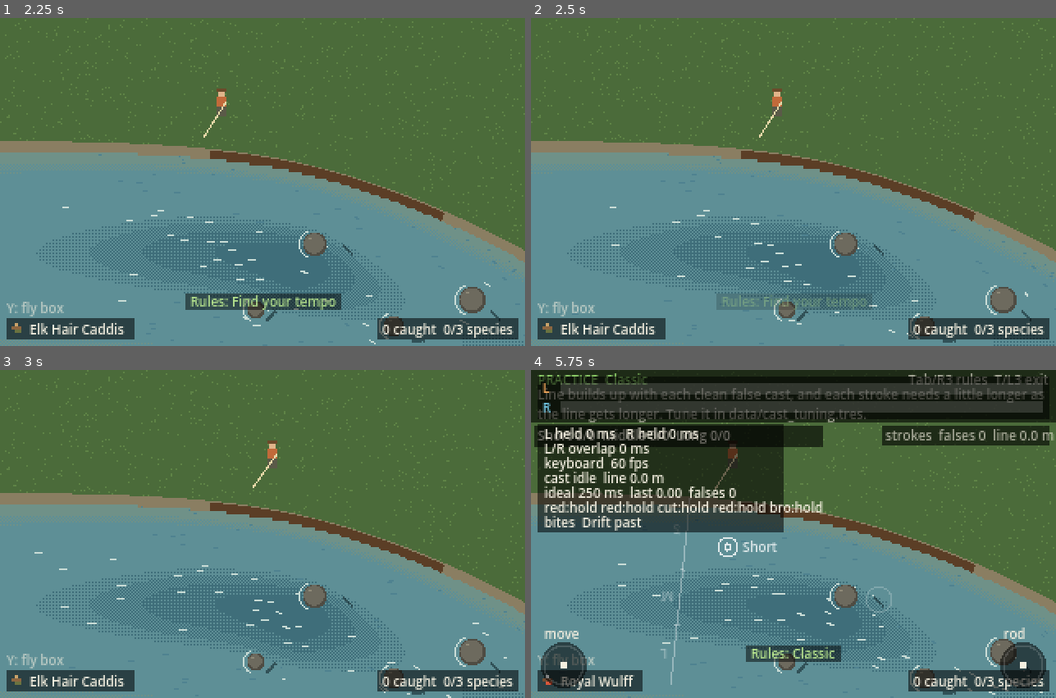
Above: before the commit, frames 1-4 (two rows, left to right).
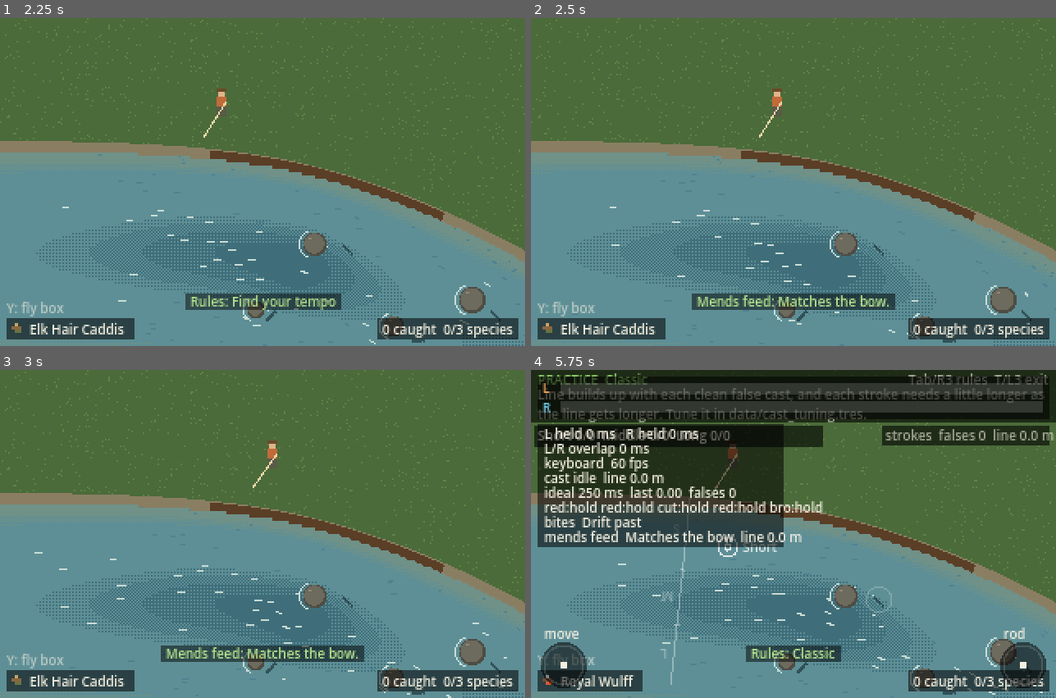
Above: after the commit, the same moments.

Repository: travernorm/Lodge
Game: Godot game, scene res://scenes/main.tscn
Two runs of this game, one before a commit and one after it. Both use one fixed random seed, a clock stepped at 60 frames per second and the inputs below.
Inputs (mouse positions are in pixels of both pictures, inside the frame that each line leads up to):
- Up to frame 1 (2.25 s): tap Enter at 0.5 s; move the mouse to (378, 165) at 0.52 s; hold D (move_right) 0.53-1.25 s; tap F (change_fly) at 0.6 s; click (378, 165) at 0.67 s; tap Tab (cycle_rules) at 0.8 s; drag from (157, 198) to (236, 247) at 1.27 s; move the mouse to (315, 109) at 2.02 s; hold D (move_right) from 2.03 s (still down); tap Space (interact) at 2.1 s
- Up to frame 2 (2.5 s): keep holding D (move_right); tap M (mend) at 2.3 s
- Up to frame 3 (3 s): release D (move_right) at 2.75 s; drag from (236, 599) to (105, 484) at 2.77 s
- Up to frame 4 (5.75 s): move the mouse to (951, 583) at 3.52 s; hold A (move_left) 3.53-4.25 s; tap T (practice_mode) at 3.6 s; tap F (change_fly) at 3.8 s; tap Escape (pause) at 4.15 s; drag from (636, 484) to (714, 452) at 4.27 s; move the mouse to (819, 534) at 5.02 s; hold Backspace (back) from 5.03 s (still down); tap Tab (cycle_rules) at 5.1 s; click (819, 534) at 5.17 s; tap Space (interact) at 5.3 s; tap F1 (toggle_debug) at 5.65 s

Frame 1 is identical in both runs. In frame 2, 1.9% of the frame differs, in the area x 30-70%, y 84-89%; in frame 3, 1.9%; in frame 4, 2.2%, in the area x 1-52%, y 49-54%.

Commit message:
Make each mend feed out line (feel experiment, 3 variants)
Every mend now lengthens the line so repeated mends extend the drift.
Square / M while reeled in switches between Flat 1 m, Matches the bow
and Taper. The mend message shows how much line went out.

Co-Authored-By: Claude Opus 5.5 <noreply@anthropic.com>
Claude-Session: https://claude.ai/code/session_011A7L2orEuRzVqokfuFB7zA

Diff:
--- a/scripts/fishing/drift_model.gd
+++ b/scripts/fishing/drift_model.gd
@@ -8,6 +8,9 @@
 ## Once the bow gets ahead of the fly it pulls on it: that's drag, and trout
 ## refuse a dragging fly. A mend (right-stick loop) flips the belly back upstream.
 ## Mend too early, with no bow to fix, and you yank the fly.
+##
+## Each mend also feeds out line (a feel experiment, see MendFeed below), so
+## mending again and again lengthens the drift.
 
 ## Distances in metres, speeds in m/s (REQ-0001).
 const SLACK := 1.0  # extra line (m) beyond a straight line to the fly...
@@ -21,6 +24,21 @@
 const OVER_MEND := 1.75  # bow (m) after a mend more upstream than this jolts the fly
 const JOLT_TIME := 0.25
 
+## How a mend feeds out line. Feel experiment: Traver plays them and picks.
+##   FLAT       the same amount every mend
+##   MATCH_BOW  as much as the belly had bowed downstream (MEND_FEED_MIN to
+##              MEND_SHIFT): a late, big mend feeds more than a small early
+##              one. Always enough that the flipped belly isn't pulled
+##              straight again
+##   TAPER      a lot on the first mend, less on each one after
+enum MendFeed { FLAT, MATCH_BOW, TAPER }
+const MEND_FEED_NAMES: Array[String] = ["Flat 1 m", "Matches the bow", "Taper"]
+const MEND_FEED_FLAT := 1.0  # m fed per mend (FLAT)
+const MEND_FEED_MIN := 0.5  # m fed at least (MATCH_BOW)
+const MEND_FEED_TAPER := 1.5  # m fed on the first mend (TAPER); then 1.5/(1 + 0.5 n)
+## Most line that can be out (m): what a full-length 14.75 m cast lands with.
+const LINE_LIMIT := 14.75 + SLACK + 14.75 * SLACK_PER_M
+
 var tip := Vector2.ZERO
 var fly := Vector2.ZERO
 var belly := Vector2.ZERO
@@ -33,6 +51,11 @@
 var drag := 0.0
 ## Set by the last mend(): it moved the fly.
 var over_mended := false
+var mend_feed := MendFeed.FLAT
+## Set by the last mend(): the line (m) it fed out. 0 once the line is all out.
+var fed := 0.0
+## Mends since the fly landed.
+var mends := 0
 ## How fast (m/s) the fly moved against the water under it in the last update:
 ## 0 when it rides the current, more when drag, a jolt or a tight line pulls it.
 var slip := 0.0
@@ -50,6 +73,8 @@
 	slip = 0.0
 	_jolt = 0.0
 	over_mended = false
+	fed = 0.0
+	mends = 0
 
 
 ## How far the belly is bowed downstream of the straight line to the fly.
@@ -86,7 +111,20 @@
 
 
 func mend() -> void:
+	var before := line_length
+	var bowed := bow()
 	belly -= downstream * MEND_SHIFT
+	match mend_feed:
+		MendFeed.FLAT:
+			line_length += MEND_FEED_FLAT
+		MendFeed.MATCH_BOW:
+			var needs := tip.distance_to(belly) + belly.distance_to(fly)
+			line_length = maxf(needs, line_length + clampf(bowed, MEND_FEED_MIN, MEND_SHIFT))
+		MendFeed.TAPER:
+			line_length += MEND_FEED_TAPER / (1.0 + 0.5 * mends)
+	line_length = minf(line_length, maxf(LINE_LIMIT, before))
+	fed = line_length - before
+	mends += 1
 	over_mended = bow() < -OVER_MEND
 	if over_mended:
 		_jolt = JOLT_TIME
--- a/scripts/fishing/fishing_controller.gd
+++ b/scripts/fishing/fishing_controller.gd
@@ -9,6 +9,8 @@
 ##   push and hold           rod pressure while fighting a fish
 ##
 ## Shortcuts: X / Square (M on keyboard) mends, the same as a stick loop.
+## Each mend feeds out line. While reeled in, the same button switches how much
+## (DriftModel.MendFeed, a feel experiment).
 ## A / Cross / Space sets the hook too, and holding it while fighting is full
 ## pressure straight up.
 ##
@@ -149,6 +151,7 @@
 		states.append("%s:%s" % [String(f.species.id).left(3), Fish.State.keys()[f.state].left(4).to_lower()])
 	lines.append(" ".join(states))
 	lines.append("bites  %s" % take_rules.display_name)
+	lines.append("mends feed  %s  line %.1f m" % [DriftModel.MEND_FEED_NAMES[drift.mend_feed], drift.line_length])
 	return lines
 
 
@@ -159,6 +162,9 @@
 
 	if Input.is_action_just_pressed(Controls.CHANGE_FLY):
 		_change_fly()
+	if Input.is_action_just_pressed(Controls.MEND) and phase == Phase.NONE \
+			and _cast.model.state == CastModel.State.IDLE:
+		_cycle_mend_feed()
 
 	match phase:
 		Phase.DRIFT:
@@ -189,6 +195,12 @@
 	var fly := current_fly()
 	var kinds := fly.kinds_text()
 	_cast.show_message("Tied on a %s%s." % [fly.display_name, " (%s)" % kinds if kinds != "" else ""], 1.0)
+
+
+## Feel experiment: switch how much line each mend feeds out.
+func _cycle_mend_feed() -> void:
+	drift.mend_feed = ((drift.mend_feed + 1) % DriftModel.MendFeed.size()) as DriftModel.MendFeed
+	_cast.show_message("Mends feed: %s." % DriftModel.MEND_FEED_NAMES[drift.mend_feed], 1.0)
 
 
 # --- Drift -----------------------------------------------------------------
@@ -235,8 +247,10 @@
 		drift.mend()
 		if drift.over_mended:
 			_cast.show_message("Mended too soon. The fly skated.", 0.3)
+		elif drift.fed > 0.0:
+			_cast.show_message("Mend +%.1f m (%.1f m out)" % [drift.fed, drift.line_length], 1.0)
 		else:
-			_cast.show_message("Mend", 1.0)
+			_cast.show_message("Mend. No more line to feed.", 1.0)
 	drift.update(delta, _river.flow_at)
 	_cast.fly_pos = WorldScale.vec_to_px(drift.fly)
 	_cast.model.line_out = clampf(drift.tip.distance_to(drift.fly), _cast.tuning.line_start, _cast.tuning.line_max)
--- /dev/null
+++ b/tests/mend_feed_test.gd
@@ -0,0 +1,147 @@
+extends SceneTree
+## Headless tests for mends feeding out line (DriftModel.MendFeed, a feel
+## experiment with three variants).
+##   godot --headless --path . --script res://tests/mend_feed_test.gd
+
+const DT := 1.0 / 60.0
+
+var _failures := 0
+
+
+func _initialize() -> void:
+	_test_every_mend_feeds_line()
+	_test_flat_feeds_the_same_each_time()
+	_test_match_bow_keeps_the_mend()
+	_test_match_bow_feeds_more_for_a_bigger_bow()
+	_test_taper_feeds_less_each_time()
+	_test_line_stops_at_the_limit()
+	_test_more_line_drifts_further()
+	_test_start_resets_the_count()
+	if _failures == 0:
+		print("Mend feed tests passed.")
+		quit(0)
+	else:
+		printerr("%d mend feed test(s) failed." % _failures)
+		quit(1)
+
+
+func _drift(mode: DriftModel.MendFeed) -> DriftModel:
+	var d := DriftModel.new()
+	d.mend_feed = mode
+	d.start(Vector2(20, 16.25), Vector2(20, 8.75))
+	return d
+
+
+## Mending as the line bows, the way a player does: every mend feeds line.
+func _test_every_mend_feeds_line() -> void:
+	var flow := func(p: Vector2): return Vector2(6.25 if p.y > 10.625 else 1.5, 0)
+	for mode in DriftModel.MendFeed.values():
+		var d := _drift(mode)
+		var ok := true
+		var fed := PackedStringArray()
+		for i in 180:
+			d.update(DT, flow)
+			if d.bow() > 1.0:
+				var before := d.line_length
+				d.mend()
+				fed.append("%.2f" % d.fed)
+				ok = ok and d.fed > 0.0 and is_equal_approx(d.line_length, before + d.fed)
+		_check(ok and d.mends >= 3, "mend feed: all %d mends feed line (%s: %s m)" % [
+			d.mends, DriftModel.MEND_FEED_NAMES[mode], ", ".join(fed)])
+
+
+func _test_flat_feeds_the_same_each_time() -> void:
+	var d := _drift(DriftModel.MendFeed.FLAT)
+	var start := d.line_length
+	for i in 3:
+		d.mend()
+		_check(is_equal_approx(d.fed, DriftModel.MEND_FEED_FLAT), "mend feed: flat feeds %.1f m on mend %d" % [DriftModel.MEND_FEED_FLAT, i + 1])
+	_check(is_equal_approx(d.line_length, start + 3.0 * DriftModel.MEND_FEED_FLAT), "mend feed: flat adds up over 3 mends")
+
+
+## The flipped belly isn't pulled straight again: the line covers it.
+func _test_match_bow_keeps_the_mend() -> void:
+	var d := _drift(DriftModel.MendFeed.MATCH_BOW)
+	d.mend()
+	var path := d.tip.distance_to(d.belly) + d.belly.distance_to(d.fly)
+	_check(d.line_length >= path - 0.001 and d.fed >= DriftModel.MEND_FEED_MIN,
+		"mend feed: matches the bow covers the flipped belly (line %.2f m, path %.2f m)" % [d.line_length, path])
+	var belly := d.belly
+	d.update(DT, func(_p: Vector2): return Vector2.ZERO)
+	_check(d.belly.distance_to(belly) < 0.01, "mend feed: the belly stays where the mend put it")
+
+
+func _test_match_bow_feeds_more_for_a_bigger_bow() -> void:
+	var small := _drift(DriftModel.MendFeed.MATCH_BOW)
+	small.belly += small.downstream * 1.0
+	small.mend()
+	var big := _drift(DriftModel.MendFeed.MATCH_BOW)
+	big.belly += big.downstream * 2.0
+	big.mend()
+	_check(big.fed > small.fed and is_equal_approx(small.fed, 1.0),
+		"mend feed: matches the bow feeds more for a bigger bow (%.2f m vs %.2f m)" % [big.fed, small.fed])
+
+
+func _test_taper_feeds_less_each_time() -> void:
+	var d := _drift(DriftModel.MendFeed.TAPER)
+	var last := INF
+	var ok := true
+	for i in 4:
+		d.mend()
+		ok = ok and d.fed < last
+		last = d.fed
+	_check(ok, "mend feed: taper feeds less on each mend (last %.2f m)" % last)
+
+
+func _test_line_stops_at_the_limit() -> void:
+	for mode in DriftModel.MendFeed.values():
+		var d := _drift(mode)
+		for i in 60:
+			d.mend()
+		_check(d.line_length <= DriftModel.LINE_LIMIT + 0.001 and is_zero_approx(d.fed),
+			"mend feed: line stops at %.1f m (%s)" % [DriftModel.LINE_LIMIT, DriftModel.MEND_FEED_NAMES[mode]])
+	# A cast already past the limit doesn't lose line on a mend.
+	var long := DriftModel.new()
+	long.start(Vector2.ZERO, Vector2(17, 0))
+	var before := long.line_length
+	long.mend()
+	_check(long.line_length >= before, "mend feed: a mend never takes line back")
+
+
+## The point of it: mending again and again lets the fly drift further.
+func _test_more_line_drifts_further() -> void:
+	var flow := func(_p: Vector2): return Vector2(1.5, 0)
+	var plain := DriftModel.new()
+	plain.mend_feed = DriftModel.MendFeed.FLAT
+	plain.start(Vector2(20, 16.25), Vector2(20, 8.75))
+	var mended := DriftModel.new()
+	mended.mend_feed = DriftModel.MendFeed.FLAT
+	mended.start(Vector2(20, 16.25), Vector2(20, 8.75))
+	for i in 600:
+		plain.update(DT, flow)
+		mended.update(DT, flow)
+		if i % 60 == 0:
+			mended.mend()
+			mended.belly += mended.downstream * DriftModel.MEND_SHIFT  # compare line only, not belly shape
+	var reach_plain := plain.tip.distance_to(plain.fly)
+	var reach_mended := mended.tip.distance_to(mended.fly)
+	_check(reach_mended > reach_plain + 3.0,
+		"mend feed: mending lets the fly drift further (%.1f m vs %.1f m)" % [reach_mended, reach_plain])
+
+
+func _test_start_resets_the_count() -> void:
+	var d := _drift(DriftModel.MendFeed.TAPER)
+	d.mend()
+	d.mend()
+	d.start(Vector2(20, 16.25), Vector2(20, 8.75))
+	d.mend()
+	_check(is_equal_approx(d.fed, DriftModel.MEND_FEED_TAPER) and d.mends == 1,
+		"mend feed: a new cast starts the taper over")
+
+
+func _check(ok: bool, label: String) -> void:
+	if ok:
+		print("  ok    ", label)
+	else:
+		_failures += 1
+		printerr("  FAIL  ", label)
--- a/tests/playthrough_test.gd
+++ b/tests/playthrough_test.gd
@@ -113,6 +113,11 @@
 
 	# 2a. The mend button flips the belly upstream during a drift.
 	if not await _mend_button_pass():
+		return
+
+	# 2a'. Square / M while reeled in switches how much each mend feeds out,
+	# and every mend in a drift feeds line under each variant.
+	if not await _mend_feed_pass():
 		return
 
 	# 2b. The fly box: Y / F cycles every fly while reeled in and comes back
@@ -179,6 +184,44 @@
 	return ok
 
 
+## Feel experiment: each mend feeds out line; Square / M while reeled in
+## switches the variant and comes back round.
+func _mend_feed_pass() -> bool:
+	var chance: float = _trout.species.bite_chance
+	_trout.species.bite_chance = 0.0
+	var count := DriftModel.MendFeed.size()
+	var start: int = _fishing.drift.mend_feed
+	var ok := true
+	for i in count:
+		await _cast_once(0)
+		if _fishing.phase != 1:
+			_fail("Cast for the mend feed pass didn't start a drift")
+			ok = false
+			break
+		var before: float = _fishing.drift.line_length
+		await _tap(&"mend")
+		await _tap(&"mend")
+		if _fishing.drift.mends != 2 or _fishing.drift.line_length <= before:
+			_fail("Mends didn't feed line (%s: %.2f m -> %.2f m)" % [
+				DriftModel.MEND_FEED_NAMES[_fishing.drift.mend_feed], before, _fishing.drift.line_length])
+			ok = false
+			break
+		await _tap(&"back")
+		var mode: int = _fishing.drift.mend_feed
+		await _tap(&"mend")
+		if _fishing.drift.mend_feed != (mode + 1) % count:
+			_fail("Square / M while reeled in didn't switch the mend feed")
+			ok = false
+			break
+	if ok and _fishing.drift.mend_feed != start:
+		_fail("Mend feed didn't come back round to the first variant")
+		ok = false
+	_trout.species.bite_chance = chance
+	if ok:
+		print("  ok    every mend feeds line under %d variants; Square / M switches them while reeled in" % count)
+	return ok
+
+
 func _fly_box_pass() -> bool:
 	var count: int = _fishing.flies.size()
 	if count < 2:
Not shown, changed: docs/DEVELOPMENT_PROCESS.md
